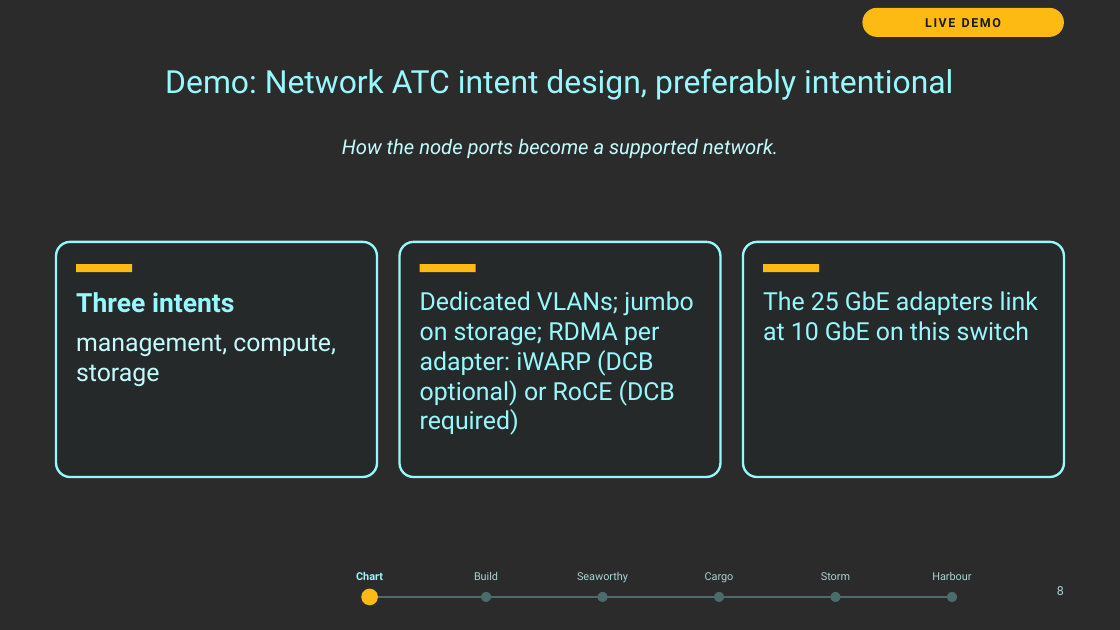
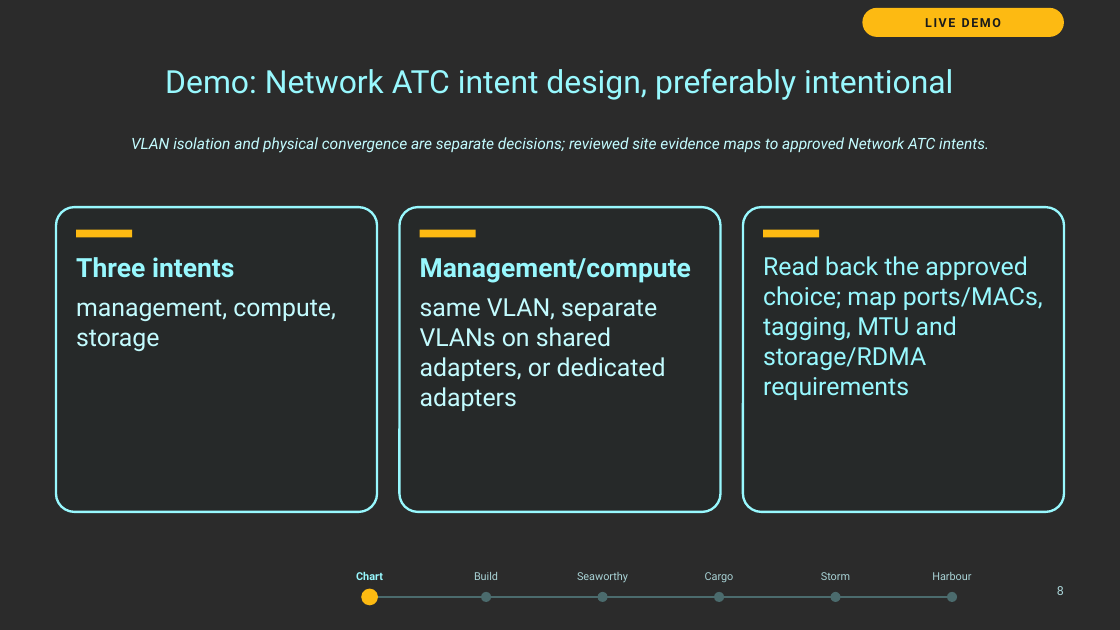
Before and after one commit to thisismydemo/nic2026_azl, a slide deck: slide 8 of presentation/Azure_Local_Discovery_to_Day2_NIC2026.pptx. Drawn at 1120x630 pixels with LibreOffice and Linux fonts; fonts in the diff are those of the drawing; background and template pictures are left out; a plain dark background stands for a picture behind light text. Boxes give left, top, right and bottom in pixels: in the first picture for what was removed or moved away, otherwise in the second. Text is boxed around its words. In the diff, an @@ line names an element or a change of style, - is before the commit and + after.

Commit message:
docs(site): publish discovery-plan follow-along updates and regenerated deck

```diff
--- a/presentation/Azure_Local_Discovery_to_Day2_NIC2026.pptx
+++ b/presentation/Azure_Local_Discovery_to_Day2_NIC2026.pptx
@@ text at (131, 137, 989, 153): text changed; size 13 to 10 pt @@
-How the node ports become a supported network.
+VLAN isolation and physical convergence are separate decisions; reviewed site evidence maps to approved Network ATC intents.
@@ rounded rectangle: place and size @@
-rounded rectangle at (56, 242, 377, 477)
+rounded rectangle at (56, 207, 377, 512)
@@ rounded rectangle: place and size @@
-rounded rectangle at (400, 242, 721, 477)
+rounded rectangle at (400, 207, 721, 512)
@@ rounded rectangle: place and size @@
-rounded rectangle at (743, 242, 1064, 477)
+rounded rectangle at (743, 207, 1064, 512)
@@ 3 rectangles: place and size @@
-3 rectangles at (76, 264, 819, 272)
+3 rectangles at (76, 230, 819, 237)
@@ text "Three intents": place and size @@
-text "Three intents" at (76, 292, 336, 386)
+text "Three intents" at (76, 257, 336, 351)
@@ text at (420, 258, 691, 411): text changed; text colour #98F8FE to #C3FBFE @@
-Dedicated VLANs; jumbo on storage; RDMA per adapter: iWARP (DCB optional) or RoCE (DCB required)
+Management/compute
+same VLAN, separate VLANs on shared adapters, or dedicated adapters
@@ text at (763, 256, 1043, 400): text changed @@
-The 25 GbE adapters link at 10 GbE on this switch
+Read back the approved choice; map ports/MACs, tagging, MTU and storage/RDMA requirements
```
Also in this commit, not shown: 3 other slides changed, 3 other files.
